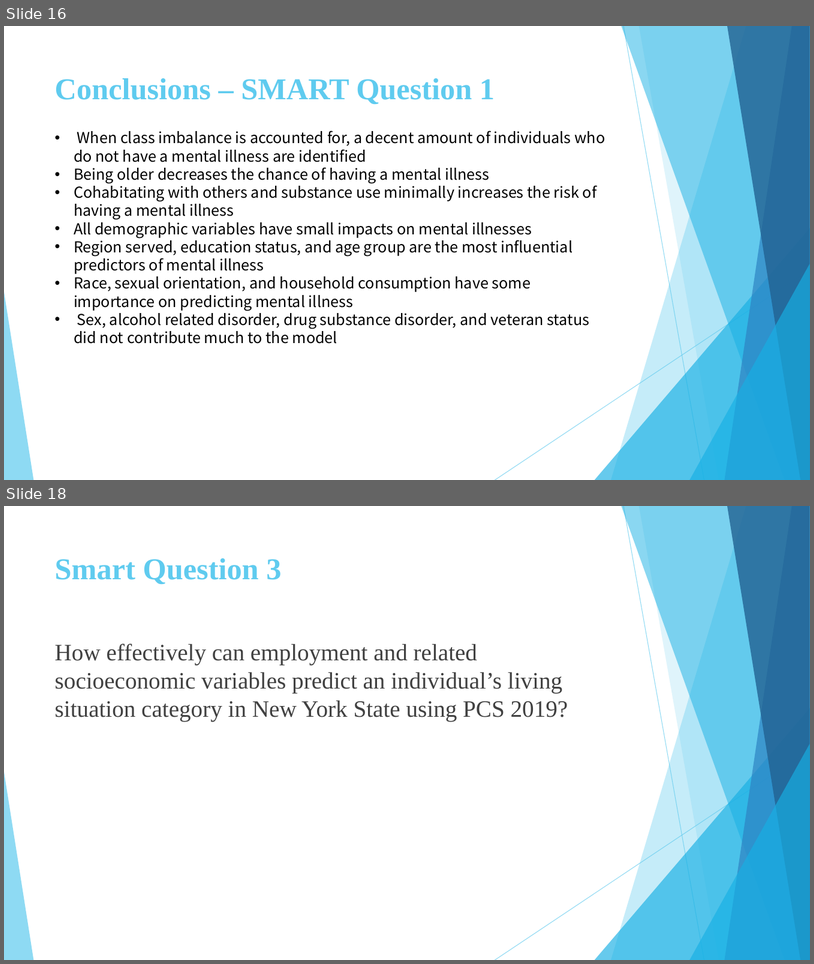
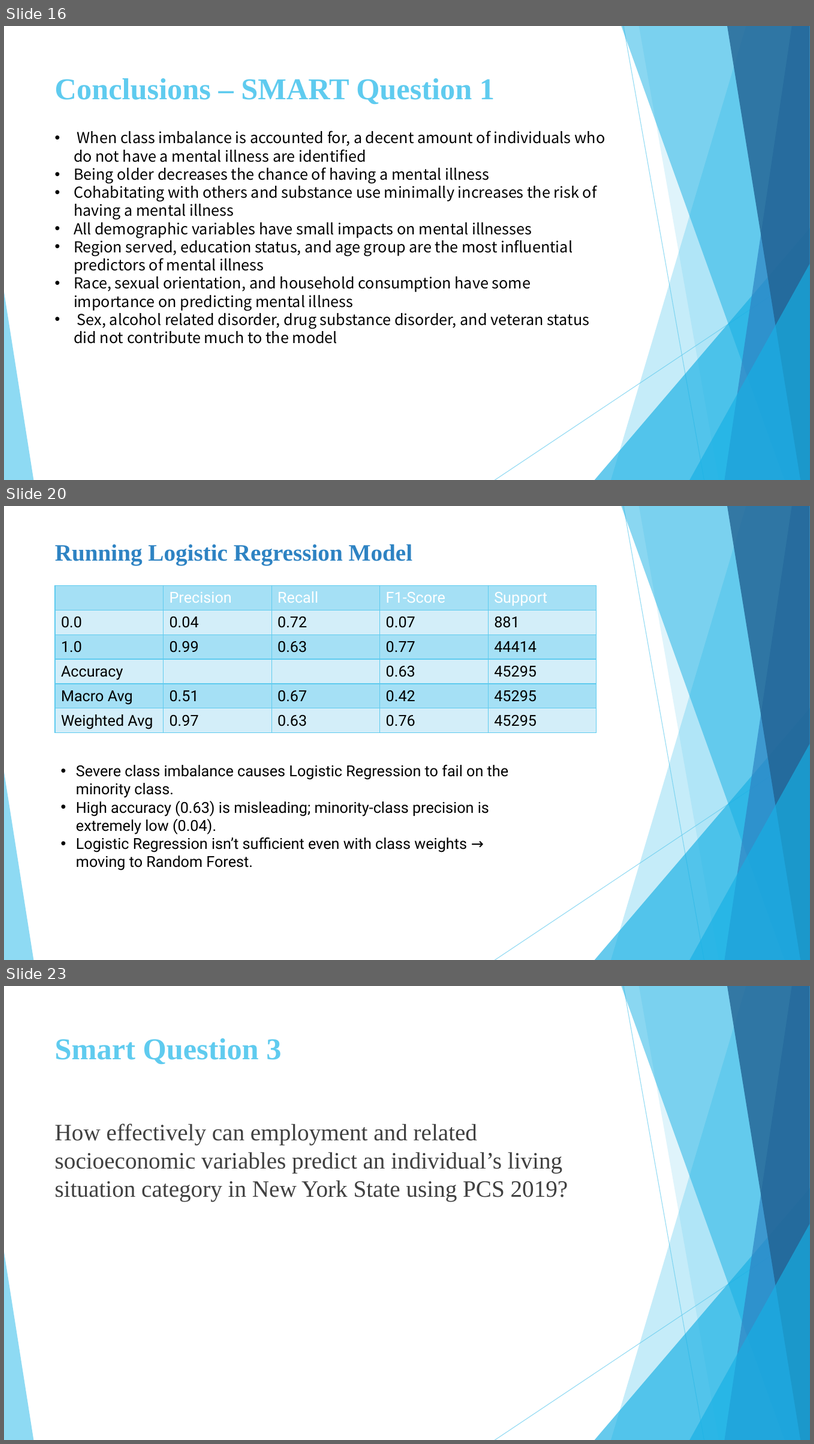
Before and after one commit to daniasalman6/Project-Data-Mining, a slide deck: Presentation/Final_Presentation.pptx. Shown one above the other, each under a label of ours: slides 16 and 18 before the commit, slides 16, 20 and 23 after it; the slides between them are not shown. The pictures are 814x964 and 814x1444 pixels, drawn with LibreOffice and Linux fonts; fonts in the diff are those of the drawing. Boxes give left, top, right and bottom in pixels: in the first picture for what was removed or moved away, otherwise in the second. Text is boxed around its words. In the diff, an @@ line names an element or a change of style, - is before the commit and + after.

```diff
--- a/Presentation/Final_Presentation.pptx
+++ b/Presentation/Final_Presentation.pptx
@@ slide 20 added at (4, 506, 810, 960), background #FFFFFF; not listed: 10 template elements that a slide beside it also shows @@
@@ text added at (55, 544, 413, 565), 28 pt, text #2E83C3, bold @@
+Running Logistic Regression Model
@@ table added at (55, 585, 596, 733), 6 rows, 5 columns @@
+ | Precision | Recall | F1-Score | Support
+0.0 | 0.04 | 0.72 | 0.07 | 881
+1.0 | 0.99 | 0.63 | 0.77 | 44414
+Accuracy |  |  | 0.63 | 45295
+Macro Avg | 0.51 | 0.67 | 0.42 | 45295
+Weighted Avg | 0.97 | 0.63 | 0.76 | 45295
@@ text added at (76, 765, 509, 870), 18 pt, text #000000 @@
+• Severe class imbalance causes Logistic Regression to fail on the minority class.
+• High accuracy (0.63) is misleading; minority-class precision is extremely low (0.04).
+• Logistic Regression isn’t sufficient even with class weights → moving to Random Forest.
@@ what was slide 18 is now slide 23 @@
```
Also in this commit, not shown: 2 slides changed, 4 other slides added, 1 other file.
